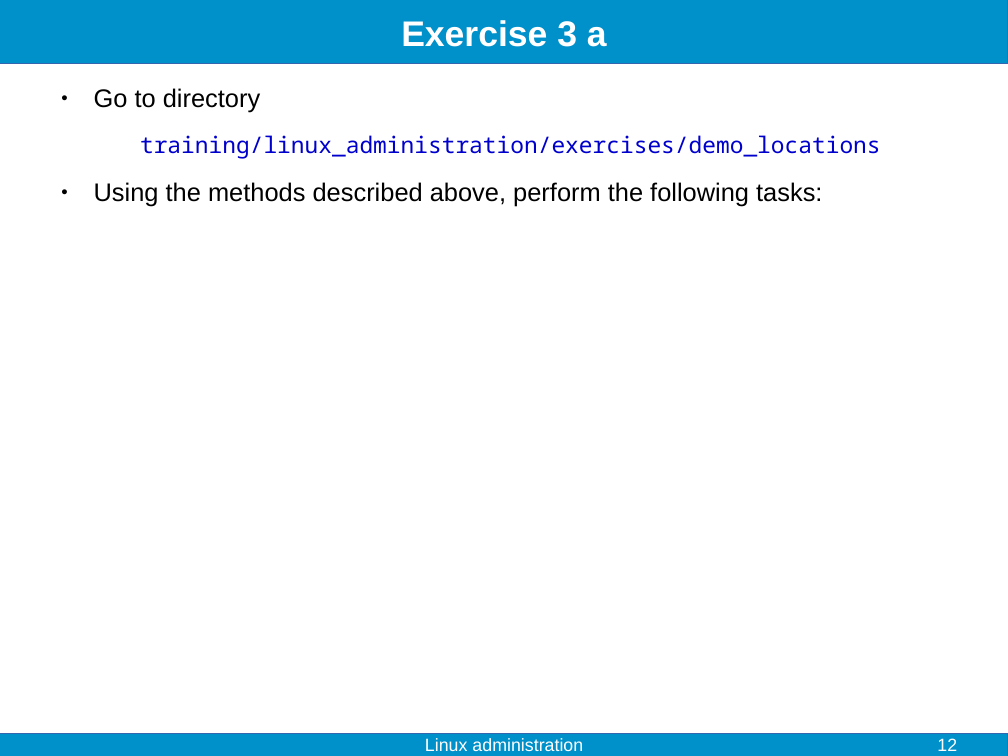
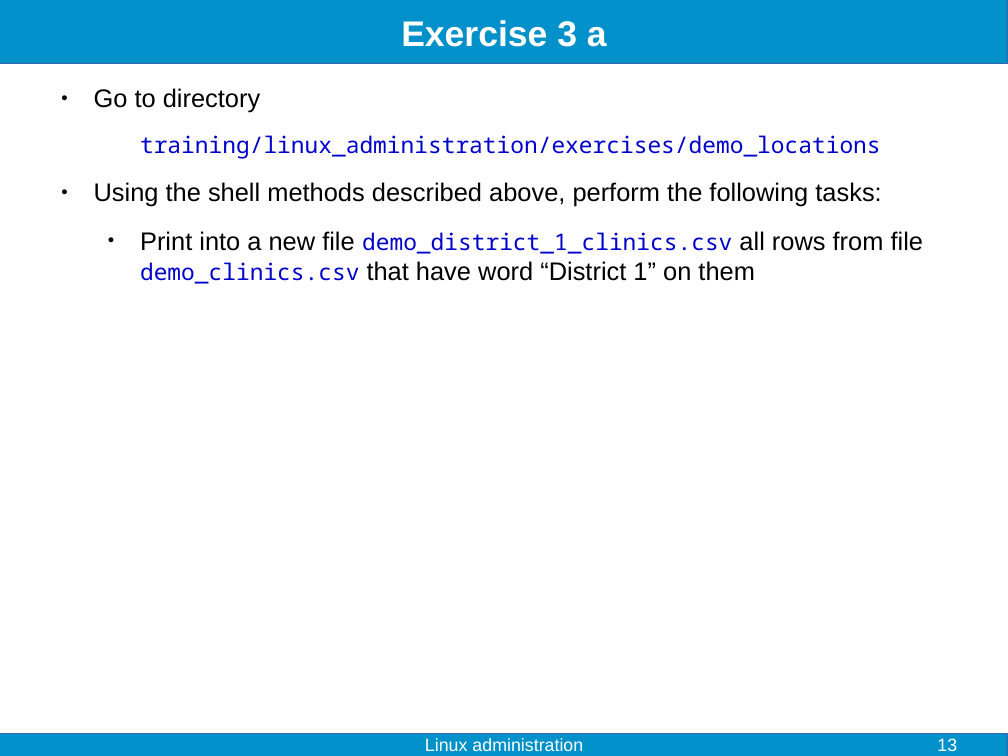
Before and after one commit to fjelltopp/training, a slide deck: slide 13 of linux_administration/linux_administration.odp (slide 12 before the commit). Drawn at 1008x756 pixels with LibreOffice and Linux fonts; fonts in the diff are those of the drawing. Boxes give left, top, right and bottom in pixels: in the first picture for what was removed or moved away, otherwise in the second. Text is boxed around its words. In the diff, an @@ line names an element or a change of style, - is before the commit and + after.

Commit message:
edit clinics file

```diff
--- a/linux_administration/linux_administration.odp
+++ b/linux_administration/linux_administration.odp
@@ text at (94, 182, 923, 284): text changed @@
-● Using the methods described above, perform the following tasks:
+● Using the shell methods described above, perform the following tasks:
+● Print into a new file demo_district_1_clinics.csv all rows from file demo_clinics.csv that have word “District 1” on them
@@ page number at (937, 738, 957, 751): text changed @@
-12
+13
```
Also in this commit, not shown: 3 other slides changed, 4 slides added, 1 other file.
